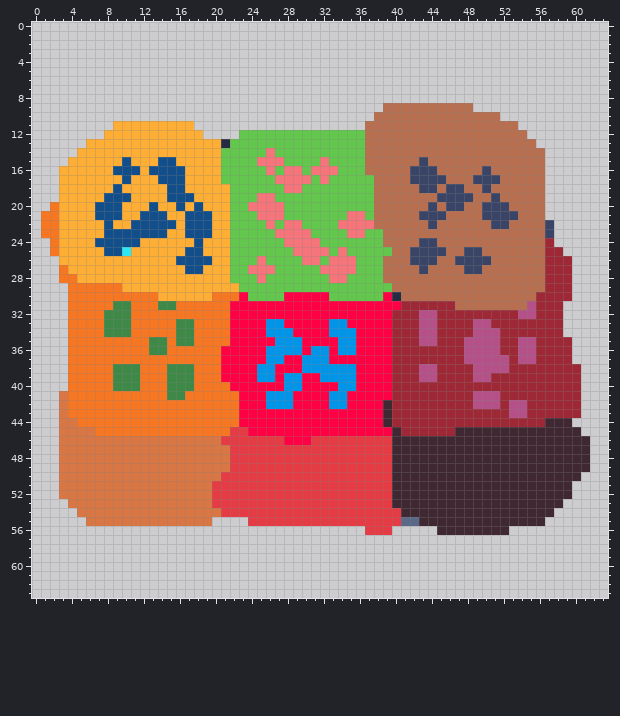
Pixel-art file -- Breakable/stall.aseprite. Above is the file before it was changed.
64x64 pixels, 1 frame.
Now the later version:
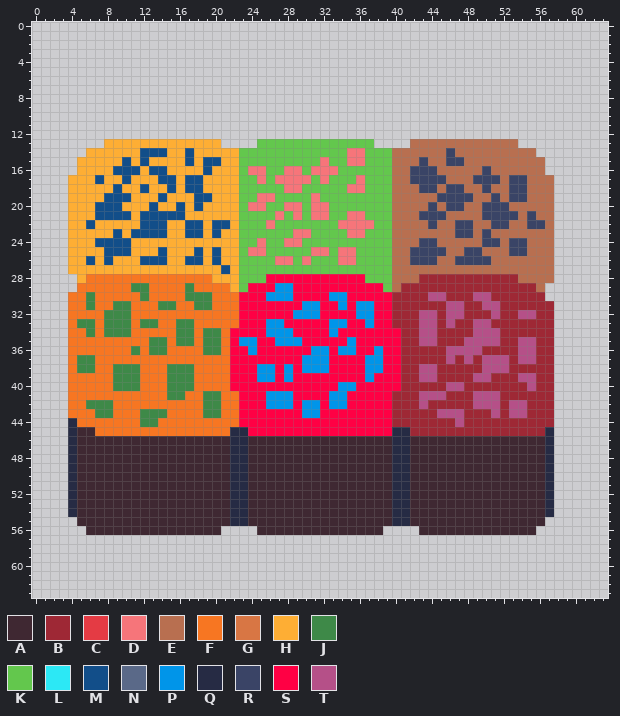
Palette (. is transparent): A #3f2832  B #9e2835  C #e43b44  D #f6757a  E #b86f50  F #f77622  G #d87644  H #feae34  J #3e8948  K #63c74d  L #2ce8f5  M #124e89  N #5a6988  P #0095e9  Q #262b44  R #3a4466  S #ff0044  T #b55088
Diff:
Layer "Concept":
y 9: x 39..48 EEEEEEEEEE -> ..........
y 10: x 38..51 EEEEEEEEEEEEEE -> ..............
y 11: x 9..17 HHHHHHHHH -> .........; x 37..53 EEEEEEEEEEEEEEEEE -> .................
y 12: x 8..18 HHHHHHHHHHH -> ...........; x 23..54 KKKKKKKKKKKKKKEEEEEEEEEEEEEEEEEE -> ................................
y 13: x 6..7 HH -> ..; x 21..24 QKKK -> ....; x 37..41 EEEEE -> K....; x 54..55 EE -> ..
y 14: x 5 H -> .; x 12..14 HHH -> MMM; x 17 H -> M; x 21..22 KK -> HH; x 26 D -> K; x 35..39 KKEEE -> DDKKK; x 46 E -> R; x 56 E -> .
y 15: x 4 H -> .; x 12 H -> M; x 14..15 MM -> HH; x 17 H -> M; x 19..22 HHKK -> MMHH; x 25..27 DDD -> KKK; x 35..39 KKEEE -> DDKKK; x 46..47 EE -> RR
y 16: x 3..4 HH -> ..; x 15..16 MM -> HH; x 19 H -> M; x 21..22 KK -> HH; x 24..26 KKD -> DDK; x 37..39 EEE -> KKK
y 17: x 3 H -> .; x 7 H -> M; x 16..18 MHH -> HMM; x 21..22 KK -> HH; x 25 K -> D; x 36 K -> D; x 38..39 EE -> KK; x 53..54 EE -> RR; x 57 . -> E
y 18: x 3 H -> .; x 12 H -> M; x 16..18 MHH -> HMM; x 22 K -> H; x 35..36 KK -> DD; x 38..39 EE -> KK; x 53..54 EE -> RR; x 57 . -> E
y 19: x 3 H -> .; x 14..19 HMMMHH -> MHHHMM; x 22 K -> H; x 31 K -> D; x 38..39 EE -> KK; x 53..54 EE -> RR; x 57 . -> E
y 20: x 2..3 FH -> ..; x 22 K -> H; x 26..29 DDKK -> KKDD; x 31..32 KK -> DD; x 38..39 EE -> KK; x 57 . -> E
y 21: x 1..3 FFH -> ...; x 10 H -> M; x 15..19 HHMMM -> MMHHH; x 22 K -> H; x 25..26 DD -> KK; x 29 K -> D; x 31..32 KK -> DD; x 38..39 EE -> KK; x 55 E -> R; x 57 . -> E
y 22: x 1..3 FFH -> ...; x 6 H -> M; x 8 M -> H; x 11 M -> H; x 15 M -> H; x 19..22 MHHK -> HMMH; x 28..29 DD -> KK; x 38..39 EE -> KK; x 47..48 EE -> RR; x 55..57 EER -> RRE
y 23: x 1..3 FFH -> ...; x 8 M -> H; x 10 M -> H; x 19..20 MH -> HM; x 22 K -> H; x 27..28 DD -> KK; x 39 E -> K; x 47..48 EE -> RR; x 50 E -> R; x 57 R -> E
y 24: x 2..3 FH -> ..; x 11 M -> H; x 18 M -> H; x 22 K -> H; x 25 K -> D; x 30..31 DD -> KK; x 39 E -> K; x 50..51 EE -> RR; x 53..54 EE -> RR; x 57 B -> E
y 25: x 2..3 FH -> ..; x 10 L -> M; x 14 H -> M; x 17 M -> H; x 20 H -> M; x 22 K -> H; x 24..25 KK -> DD; x 29..30 DD -> KK; x 35 K -> D; x 53..54 EE -> RR; x 57..58 BB -> E.
y 26: x 3 H -> .; x 6 H -> M; x 8 H -> M; x 12..14 HHH -> MMM; x 16 M -> H; x 19..20 MH -> HM; x 22 K -> H; x 25 D -> K; x 27..28 KK -> DD; x 31 D -> K; x 33 D -> K; x 39 E -> K; x 57..59 BBB -> E..
y 27: x 3 F -> .; x 17..18 MM -> HH; x 21..22 HK -> MH; x 24..26 DDD -> KKK; x 32..35 DDDD -> KKKK; x 39 E -> K; x 43 R -> E; x 48..49 RR -> EE; x 57..59 BBB -> E..
y 28: x 3..4 FF -> ..; x 6..19 HHHHHHHHHHHHHH -> FFFFFFFFFFFFFF; x 22 K -> H; x 25..36 DKKKKKKKDDKK -> KSSSSSSSSSSS; x 39 E -> K; x 43..53 EEEEEEEEEEE -> BBBBBBBBBBB; x 57..59 BBB -> E..
y 29: x 4 F -> .; x 10..21 HHHHHHHHHHHH -> FJJFFFFJFFFF; x 24..38 KKKKKKKKKKKKKKK -> SSSPPSSSSSSSSSS; x 41..55 EEEEEEEEEEEEEEE -> BBBBBBBBBBBBBBB; x 57..59 BBB -> ...
y 30: x 6 F -> J; x 12 F -> J; x 14..19 HHHHHH -> FFFJJJ; x 24..28 KKKKS -> SSPPP; x 33..38 KKKKKK -> PPSSSS; x 40..55 QEEEEEEEEEEEEEEE -> BBBBTTBBBTTBBBBB; x 57..59 BBB -> ...
y 31: x 6 F -> J; x 18..19 FF -> JJ; x 22 S -> F; x 30..31 SS -> PP; x 34 S -> P; x 36..37 SS -> PP; x 40 S -> B; x 46..55 BEEEEEEEET -> TTBBTTBBBB; x 58 B -> .
y 32: x 22 S -> F; x 29..31 SSS -> PPP; x 36..37 SS -> PP; x 46..47 BB -> TT; x 51 B -> T; x 58 B -> .
y 33: x 5..6 FF -> JJ; x 12..13 FF -> JJ; x 22 S -> F; x 37 S -> P; x 46 B -> T; x 58 B -> .
y 34: x 6 F -> J; x 19..20 FF -> JJ; x 34..35 PP -> SS; x 40 B -> S; x 58 B -> .
y 35: x 19..20 FF -> JJ; x 23..24 SS -> PP; x 34 P -> S; x 40 B -> S; x 58..59 BB -> ..
y 36: x 11 F -> J; x 19..21 FFS -> JJF; x 24 S -> P; x 26..29 PPPP -> SSSS; x 38 S -> P; x 40 B -> S; x 46..47 BB -> TT; x 50..51 TT -> BB; x 58..59 BB -> ..
y 37: x 5..6 FF -> JJ; x 21 S -> F; x 26..27 PP -> SS; x 37..38 SS -> PP; x 40 B -> S; x 46 B -> T; x 49 T -> B; x 58..59 BB -> ..
y 38: x 5..6 FF -> JJ; x 21 S -> F; x 28 S -> P; x 33..35 PPP -> SSS; x 37..38 SS -> PP; x 40 B -> S; x 49 T -> B; x 58..60 BBB -> ...
y 39: x 21 S -> F; x 29 P -> S; x 32..35 PPPP -> SSSS; x 37 S -> P; x 40 B -> S; x 54..55 BB -> TT; x 58..60 BBB -> ...
y 40: x 28..29 PP -> SS; x 40 B -> S; x 46..47 BB -> TT; x 55 B -> T; x 58..60 BBB -> ...
y 41: x 3 G -> .; x 19..20 FF -> JJ; x 43..45 BBB -> TTT; x 58..60 BBB -> ...
y 42: x 3 G -> .; x 6..8 FFF -> JJJ; x 19..20 FF -> JJ; x 30..31 SS -> PP; x 39 A -> S; x 43 B -> T; x 58..60 BBB -> ...
y 43: x 3 G -> .; x 7..8 FF -> JJ; x 12..14 FFF -> JJJ; x 19..20 FF -> JJ; x 30..31 SS -> PP; x 39 A -> S; x 45..47 BBB -> TTT; x 51 B -> T; x 58..60 BBB -> ...
y 44: x 3..4 GG -> .Q; x 12..13 FF -> JJ; x 39 A -> S; x 47 B -> T; x 57..59 AAA -> B..
y 45: x 3..6 GGGG -> .QAA; x 22..23 CC -> QQ; x 40..41 AB -> QQ; x 47..60 AAAAAAAAAAAAAA -> BBBBBBBBBBQ...
y 46: x 3..41 GGGGGGGGGGGGGGGGGGCCCCCCCSSSCCCCCCCCCAA -> .QAAAAAAAAAAAAAAAAAQQAAAAAAAAAAAAAAAAQQ; x 57..61 AAAAA -> Q....
y 47..49: x 3..41 GGGGGGGGGGGGGGGGGGGCCCCCCCCCCCCCCCCCCAA -> .QAAAAAAAAAAAAAAAAAQQAAAAAAAAAAAAAAAAQQ; x 57..61 AAAAA -> Q....
y 50: x 3..41 GGGGGGGGGGGGGGGGGGCCCCCCCCCCCCCCCCCCCAA -> .QAAAAAAAAAAAAAAAAAQQAAAAAAAAAAAAAAAAQQ; x 57..60 AAAA -> Q...
y 51..52: x 3..41 GGGGGGGGGGGGGGGGGCCCCCCCCCCCCCCCCCCCCAA -> .QAAAAAAAAAAAAAAAAAQQAAAAAAAAAAAAAAAAQQ; x 57..59 AAA -> Q..
y 53: x 4..41 GGGGGGGGGGGGGGGGCCCCCCCCCCCCCCCCCCCCAA -> QAAAAAAAAAAAAAAAAAQQAAAAAAAAAAAAAAAAQQ; x 57..58 AA -> Q.
y 54: x 4..41 .GGGGGGGGGGGGGGGGCCCCCCCCCCCCCCCCCCCCA -> QAAAAAAAAAAAAAAAAAQQAAAAAAAAAAAAAAAAQQ; x 57 A -> Q
y 55: x 5..42 .GGGGGGGGGGGGGG....CCCCCCCCCCCCCCCCCNN -> AAAAAAAAAAAAAAAAAQQAAAAAAAAAAAAAAAAQQA
y 56: x 6..20 ............... -> AAAAAAAAAAAAAAA; x 25..39 ............CCC -> AAAAAAAAAAAAAA.; x 43..44 .. -> AA; x 53..55 ... -> AAA
